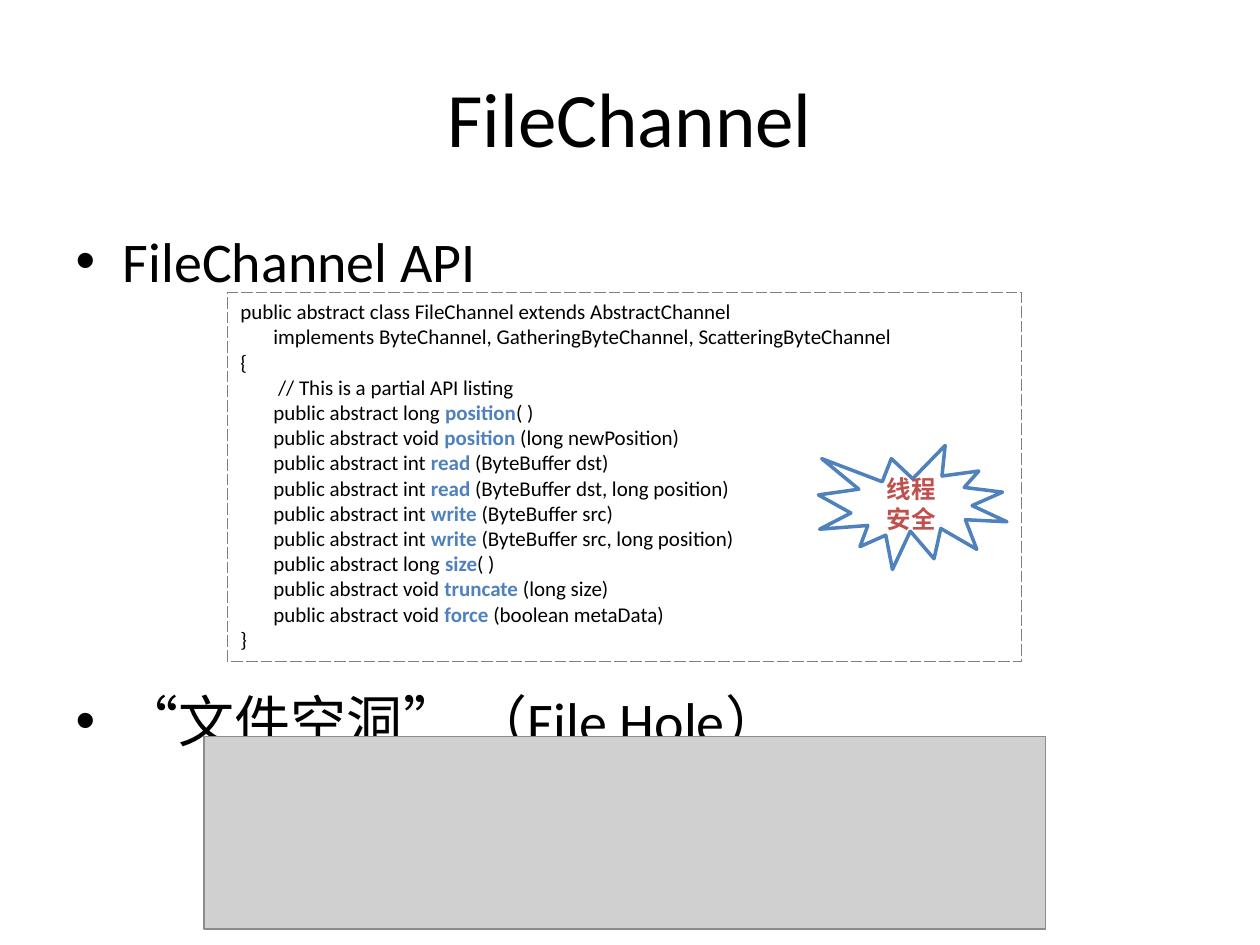
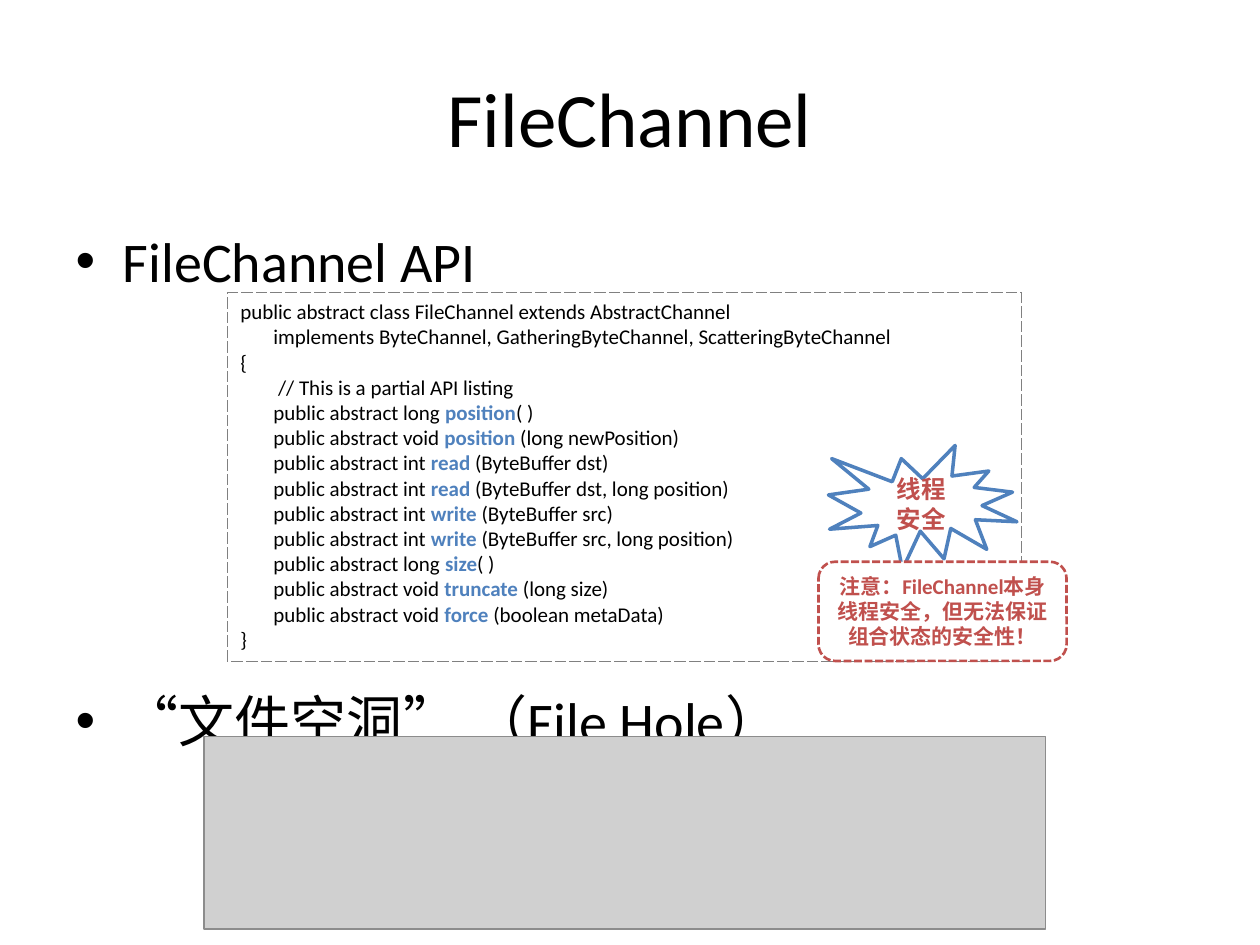
Before and after one commit to guhanjie/Knowledge-sharing, a slide deck: slide 29 of 扒一扒Java IO那些事儿.pptx. Drawn at 1260x945 pixels with LibreOffice and Linux fonts; fonts in the diff are those of the drawing; grey boxes stand for pictures. Boxes give left, top, right and bottom in pixels: in the first picture for what was removed or moved away, otherwise in the second. Text is boxed around its words. In the diff, an @@ line names an element or a change of style, - is before the commit and + after.

Commit message:
update java io v1.0

```diff
--- a/扒一扒Java IO那些事儿.pptx
+++ b/扒一扒Java IO那些事儿.pptx
@@ irregular seal "线程": place and size @@
-irregular seal "线程" at [819, 446, 1008, 570]
+irregular seal "线程" at [829, 446, 1018, 570]
@@ rounded rectangle added at [819, 562, 1067, 662], fill #FFFFFF, outline #C0504D 1.5 pt dashed, 12 pt, text #C0504D, bold @@
+注意：FileChannel本身线程安全，但无法保证组合状态的安全性！
```
